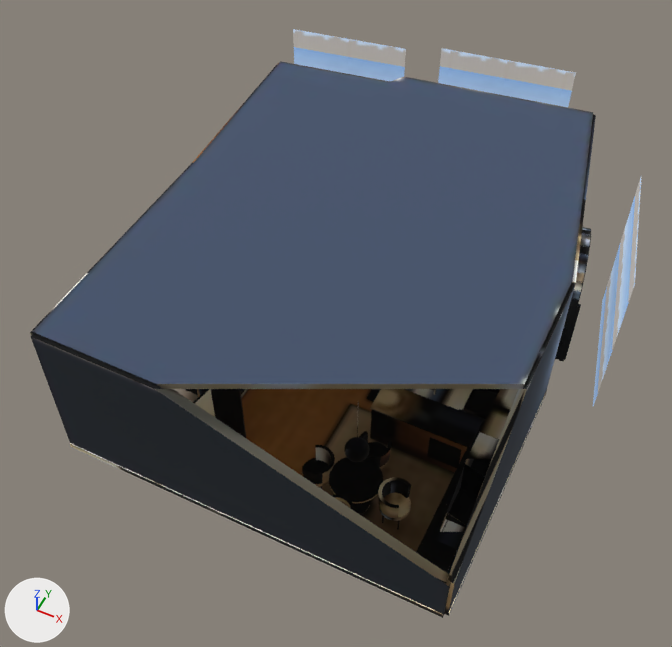
What one commit did to the glTF model web/twobed_m.glb.
Both versions are drawn from a camera (50 mm lens) standing at (5.01, -11.02, 13.95) and looking at (-0.21, -0.58, 0.9). Every picture has the same lights, and +X, +Y and +Z are marked at lower left. The older version comes first. Everything nearer to the camera than a plane just in front of the edit is cut away. Where no turn or scale is listed for an object, it has been applied to the vertices. Vertices at exactly the same position are counted once.

The scene before the commit, as lines of its bpy script (objects in view):
```python
me_floor_continuous_oak = bpy.data.meshes.new('Floor_continuous_oak')
me_floor_continuous_oak.from_pydata(...)  # 35410 vertices, 69142 faces; spans x -3.81..3.81, y -4.86..4.86, z -1.53..1.53
me_floor_continuous_oak.materials.append(mat_baked_lightmap)  # picture img_bake_atlas
me_window_0_position_unsourced_backdrop = bpy.data.meshes.new('Window_0_POSITION_UNSOURCED_backdrop')
me_window_0_position_unsourced_backdrop.from_pydata(...)  # 8 vertices, 12 faces; spans x -1.24..1.24, y -0.19..0.19, z -1.62..1.62
me_window_0_position_unsourced_backdrop.materials.append(mat_window_backdrop_sky_unsourced_view)
me_window_3_position_unsourced_backdrop = bpy.data.meshes.new('Window_3_POSITION_UNSOURCED_backdrop')
me_window_3_position_unsourced_backdrop.from_pydata(...)  # 8 vertices, 12 faces; spans x -0.3..0.3, y -1.37..1.37, z -1.62..1.62
me_window_3_position_unsourced_backdrop.materials.append(mat_window_backdrop_sky_unsourced_view)
ob_baked_interior = bpy.data.objects.new('BAKED_interior', me_floor_continuous_oak)
ob_baked_interior.location = (0.06, 0.23, 1.48)
ob_window_0_position_unsourced_backdrop = bpy.data.objects.new('Window_0_POSITION_UNSOURCED_backdrop', me_window_0_position_unsourced_backdrop)
ob_window_0_position_unsourced_backdrop.location = (-2.64, 4.88, 1.62)
ob_window_3_position_unsourced_backdrop = bpy.data.objects.new('Window_3_POSITION_UNSOURCED_backdrop', me_window_3_position_unsourced_backdrop)
ob_window_3_position_unsourced_backdrop.location = (4.33, 1.8, 1.62)
# also in view: 'Window_2_POSITION_UNSOURCED_backdrop' at (0.64, 5.62, 1.62); 'Ceiling_BAKED' at (0.0, 0.19, 3.03)
```
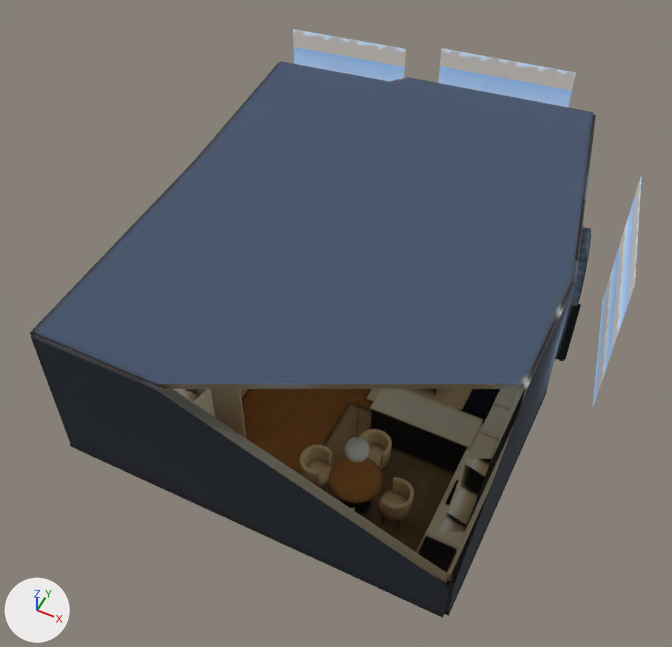
The change, as JSON lines over the scene's bpy script:
```json
{"block": "me_floor_continuous_oak", "where": "me_floor_continuous_oak.from_pydata(...)  # 35410 vertices, 69142 faces; spans x -3.81..3.81, y -4.86..4.86, z -1.53..1.53"}
{"block": "me_floor_continuous_oak", "where": "# used by ob_baked_interior; location = (0.06, 0.23, 1.48)"}
{"block": "me_floor_continuous_oak", "change": "me_floor_continuous_oak part 1: 136 vertices moved within x 0.63..3.49, y -4.49..-2.74, z -1.48..-0.09; 168 vertices removed from x 0.66..2.36, y -4.47..-2.76, z -0.98..-0.63; 168 vertices added at x 0.49..2.51, y -4.62..-2.6, z -0.98..-0.63"}
{"block": "me_floor_continuous_oak", "change": "me_floor_continuous_oak part 2: 59490 kept faces spanning x -3.81..3.81, y -4.86..4.86, z -1.53..1.53 get new texture (UV) coordinates"}
```

Boxes [x1, y1, x2, y2] around the edits, measured in the pictures (672 x 647 px; the box of a moved part takes in the faces that stretch with it):
```json
{"part": 1, "of": "me_floor_continuous_oak", "change": "moved or reshaped", "before": [315, 432, 411, 511], "after": [300, 429, 414, 520]}
{"part": 2, "of": "me_floor_continuous_oak", "change": "surface changed", "before": [30, 114, 596, 618], "after": [30, 114, 596, 618]}
```
